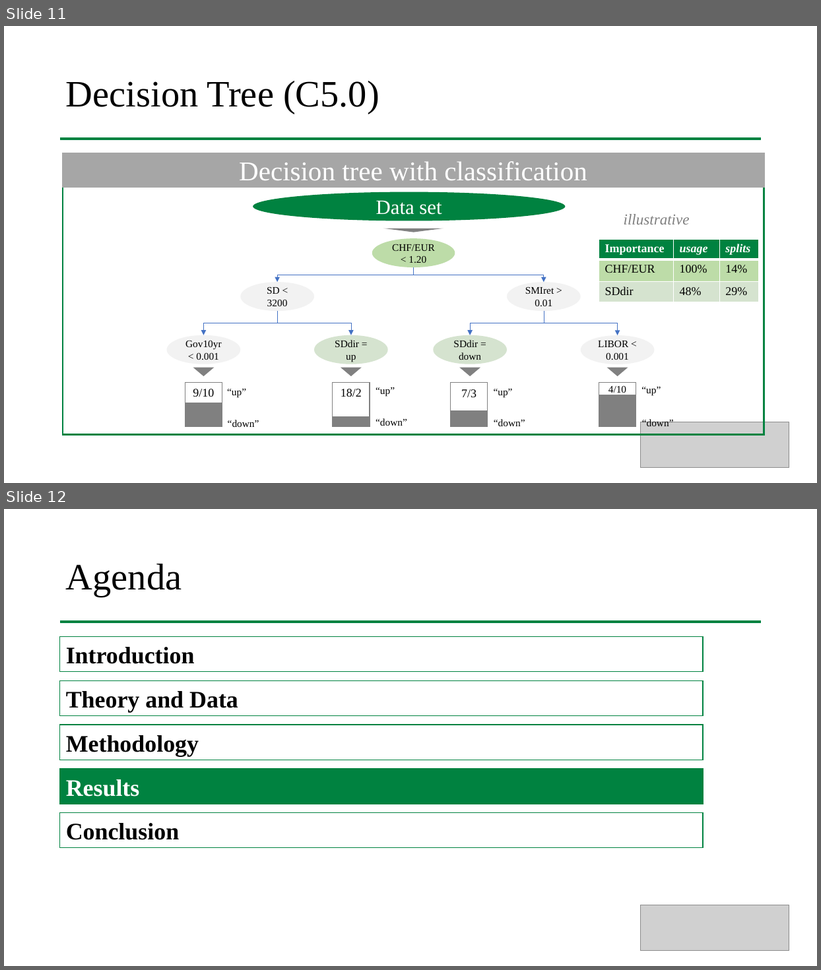
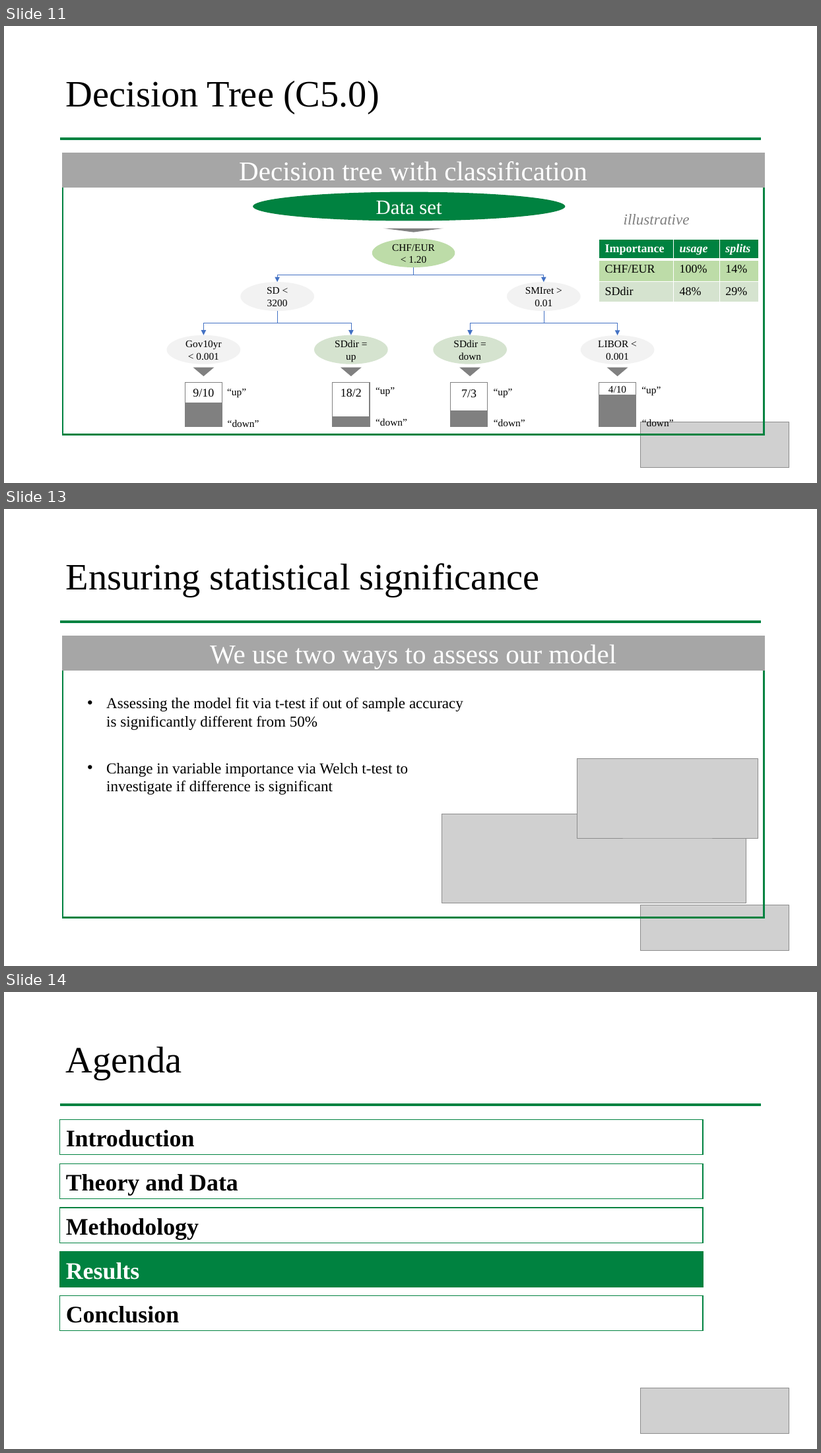
Before and after one commit to larsphilipp/ResSem19, a slide deck: Plots/Presentation_Stauffenegger_Woessner.pptx. Shown one above the other, each under a label of ours: slides 11 and 12 before the commit, slides 11, 13 and 14 after it; the slides between them are not shown. The pictures are 821x970 and 821x1453 pixels, drawn with LibreOffice and Linux fonts; fonts in the diff are those of the drawing; grey boxes stand for pictures. Boxes give left, top, right and bottom in pixels: in the first picture for what was removed or moved away, otherwise in the second. Text is boxed around its words. In the diff, an @@ line names an element or a change of style, - is before the commit and + after.

```diff
--- a/Plots/Presentation_Stauffenegger_Woessner.pptx
+++ b/Plots/Presentation_Stauffenegger_Woessner.pptx
@@ slide 13 added at box(4, 509, 817, 966), background #FFFFFF @@
@@ title added at box(66, 563, 539, 597), 44 pt, text #000000 @@
+Ensuring statistical significance
@@ line added from (60, 622) to (762, 622), #008240 3.5 pt @@
@@ rectangle added at box(63, 636, 765, 669), fill #A6A6A6, outline #A6A6A6 2 pt, 32 pt, text #FFFFFF @@
+We use two ways to assess our model
@@ rectangle added at box(63, 669, 765, 918), outline #008240 2 pt @@
@@ text added at box(106, 697, 463, 730), 18 pt, text #000000 @@
+• Assessing the model fit via t-test if out of sample accuracy is significantly different from 50%
@@ text added at box(106, 763, 408, 795), 18 pt, text #000000 @@
+• Change in variable importance via Welch t-test to investigate if difference is significant
@@ picture added at box(578, 759, 758, 839) @@
@@ picture added at box(442, 814, 746, 903) @@
@@ picture added at box(640, 906, 789, 951) @@
@@ what was slide 12 is now slide 14 @@
```
Also in this commit, not shown: 2 other slides added, 1 slide removed.
